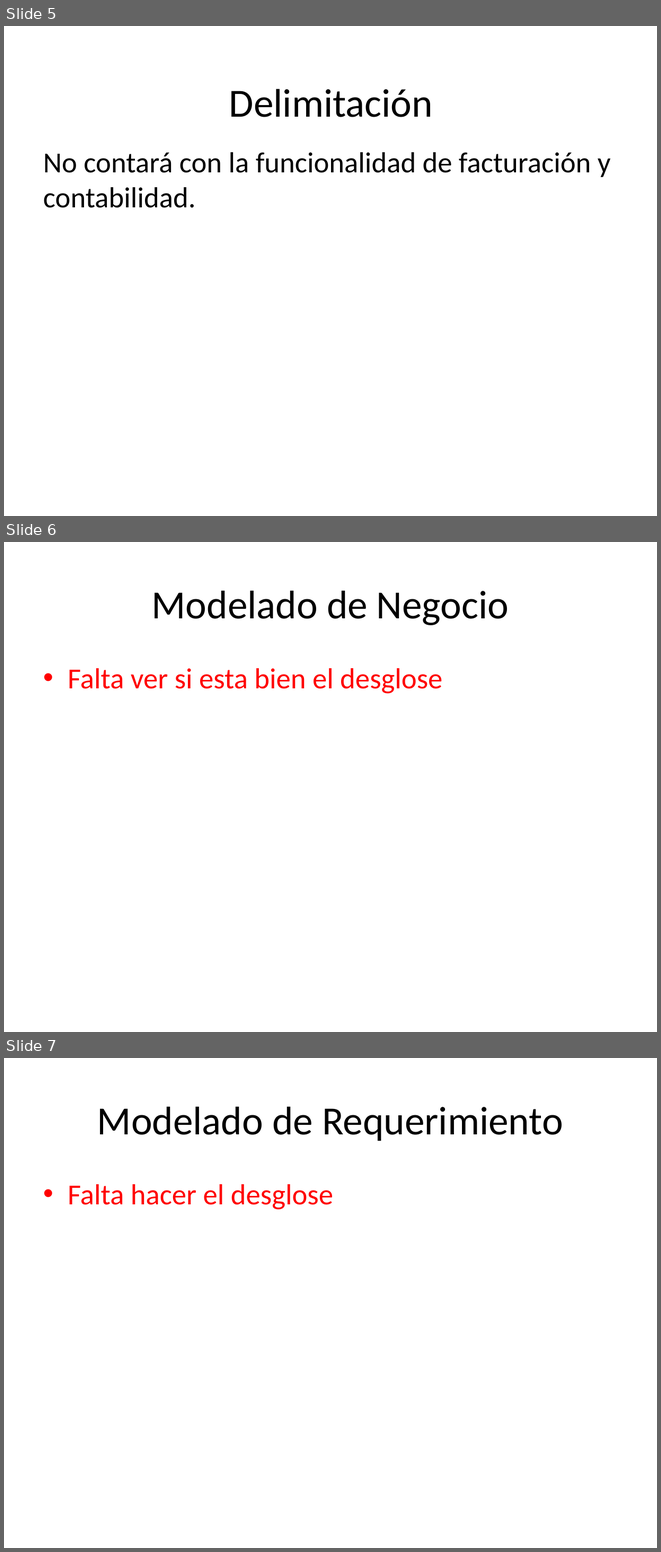
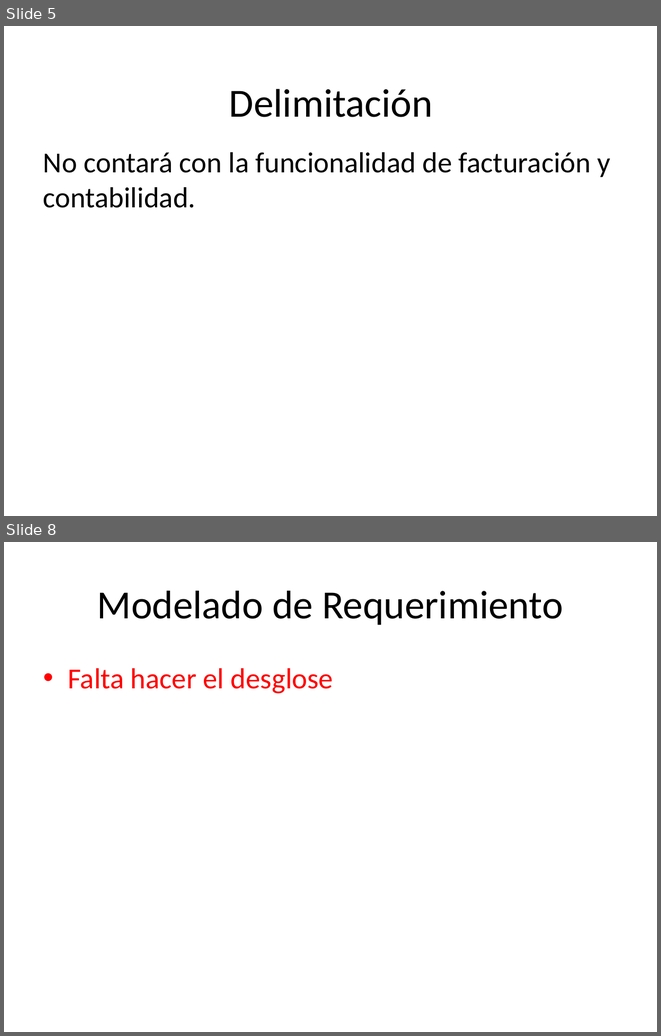
Before and after one commit to francben/proyectoDeliberyApp, a slide deck: Para Presentacion final.pptx. Shown one above the other, each under a label of ours: slides 5, 6 and 7 before the commit, slides 5 and 8 after it; the slides between them are not shown. The pictures are 661x1552 and 661x1036 pixels, drawn with LibreOffice and Linux fonts; fonts in the diff are those of the drawing. Boxes give left, top, right and bottom in pixels: in the first picture for what was removed or moved away, otherwise in the second. Text is boxed around its words. In the diff, an @@ line names an element or a change of style, - is before the commit and + after.

```diff
--- a/Para Presentacion final.pptx
+++ b/Para Presentacion final.pptx
@@ slide 6 removed at [4, 542, 657, 1032], background #FFFFFF @@
@@ title removed at [152, 590, 509, 625] @@
-Modelado de Negocio
@@ text removed at [68, 668, 442, 694] @@
-• Falta ver si esta bien el desglose
@@ what was slide 7 is now slide 8 @@
```
Also in this commit, not shown: 1 slide changed, 2 slides added, 1 other file.
